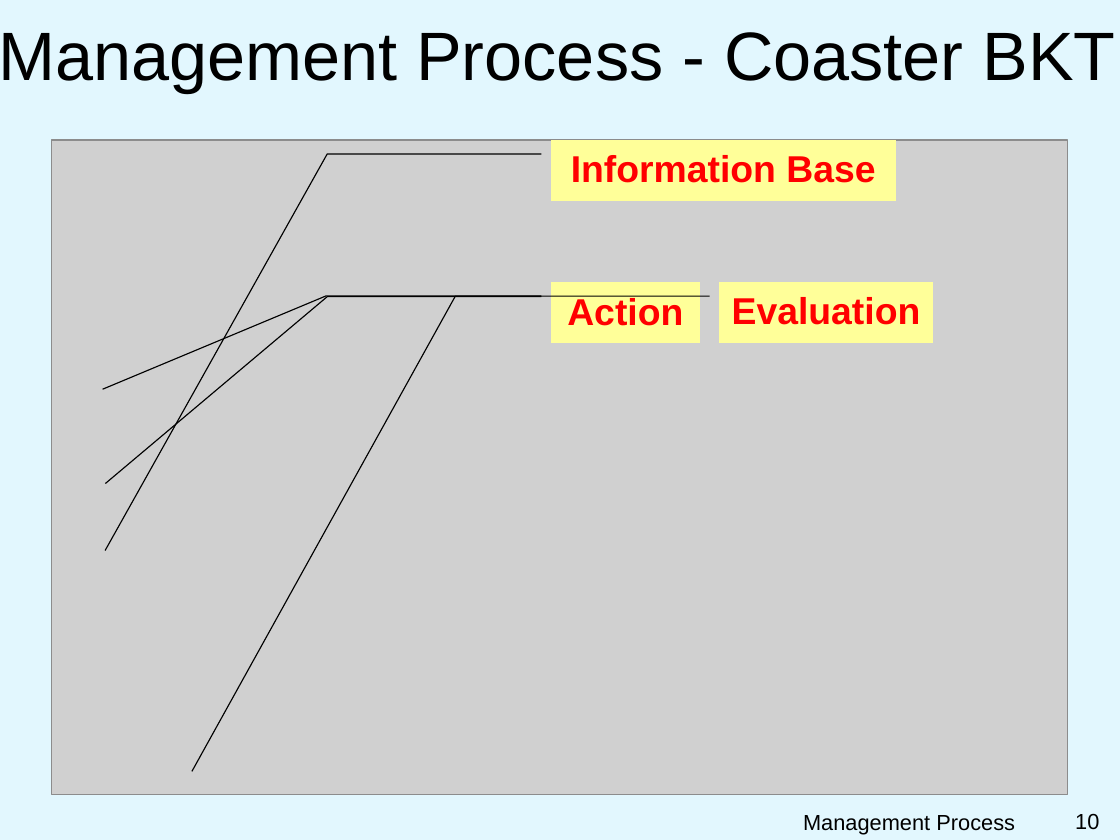
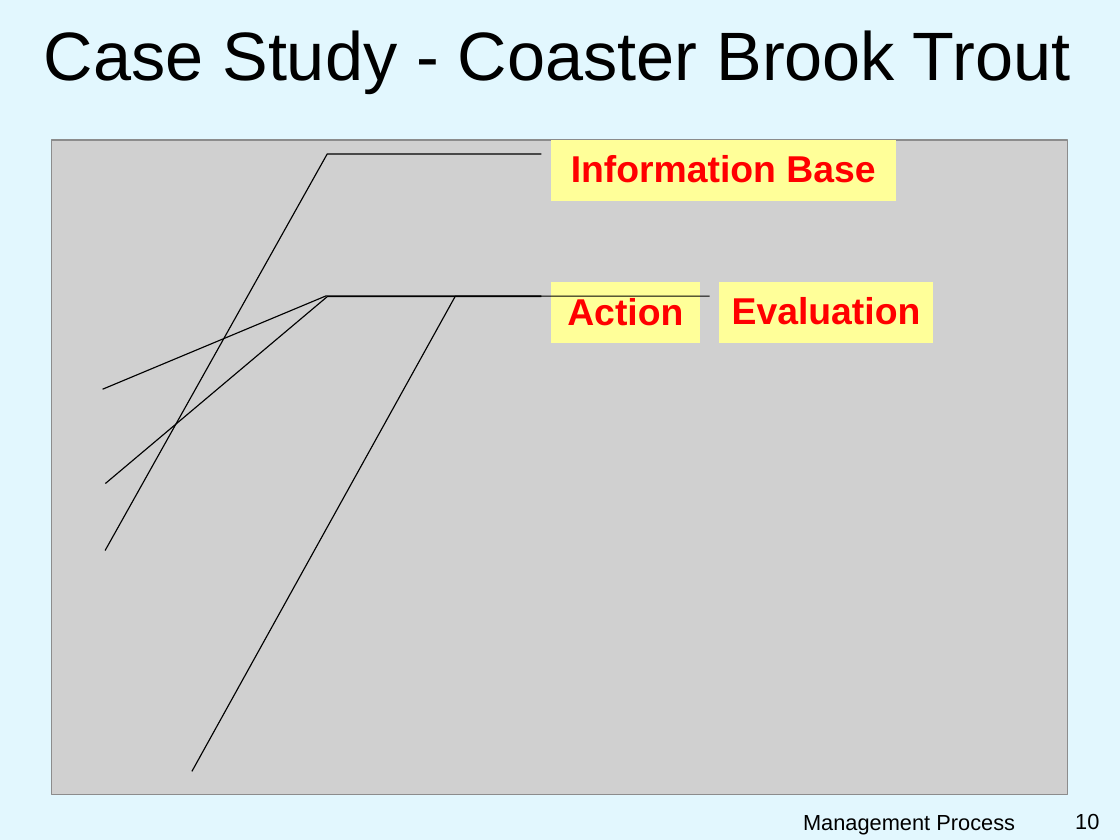
Before and after one commit to droglenc/NCNRS349, a slide deck: slide 10 of modules/PPT/ManagementProcess.pptx. Drawn at 1120x840 pixels with LibreOffice and Linux fonts; fonts in the diff are those of the drawing; grey boxes stand for pictures; background and template pictures are left out. Boxes give left, top, right and bottom in pixels: in the first picture for what was removed or moved away, otherwise in the second. Text is boxed around its words. In the diff, an @@ line names an element or a change of style, - is before the commit and + after.

Commit message:
Management Process Updates

```diff
--- a/modules/PPT/ManagementProcess.pptx
+++ b/modules/PPT/ManagementProcess.pptx
@@ title at [44,30,1070,93]: text changed @@
-Management Process - Coaster BKT
+Case Study - Coaster Brook Trout
```
Also in this commit, not shown: 4 other slides changed, 1 other file.
